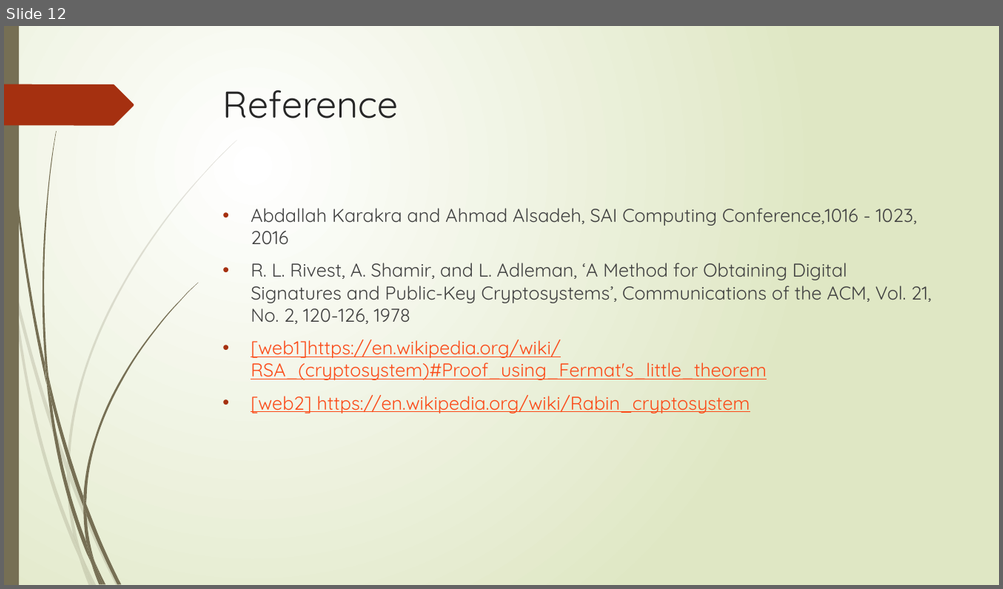
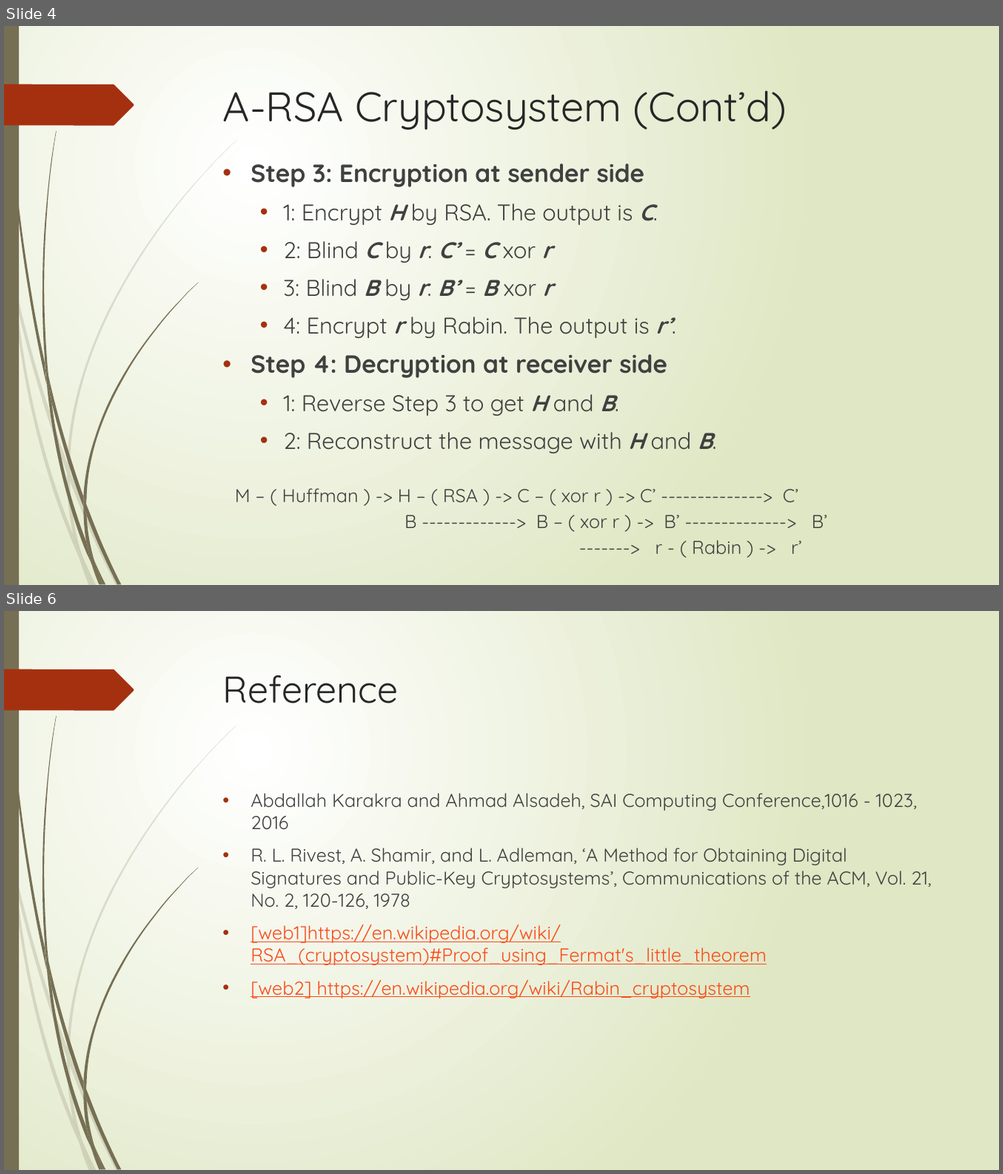
Before and after one commit to PleaseInput/Big-Number, a slide deck: A_RSA.pptx. Shown one above the other, each under a label of ours: slide 12 before the commit, slides 4 and 6 after it; the slides between them are not shown. The pictures are 1003x589 and 1003x1174 pixels, drawn with LibreOffice and Linux fonts; fonts in the diff are those of the drawing. Boxes give left, top, right and bottom in pixels: in the first picture for what was removed or moved away, otherwise in the second. Text is boxed around its words. In the diff, an @@ line names an element or a change of style, - is before the commit and + after.

```diff
--- a/A_RSA.pptx
+++ b/A_RSA.pptx
@@ slide 4 added at [4, 26, 999, 585], background gradient #FFFFFF to #DFE8C4; not listed: 24 template elements that a slide beside it also shows @@
@@ title added at [223, 90, 787, 130], 40 pt, text #262626 @@
+A-RSA Cryptosystem (Cont’d)
@@ text added at [250, 164, 712, 454], 22 pt, text #404040 @@
+• Step 3: Encryption at sender side
+  • 1: Encrypt H by RSA. The output is C.
+  • 2: Blind C by r. C’ = C xor r
+  • 3: Blind B by r. B’ = B xor r
+  • 4: Encrypt r by Rabin. The output is r’.
+• Step 4: Decryption at receiver side
+  • 1: Reverse Step 3 to get H and B.
+  • 2: Reconstruct the message with H and B.
@@ text added at [235, 488, 827, 554], 18 pt, text #404040 @@
+M – ( Huffman ) -> H – ( RSA ) -> C – ( xor r ) -> C’ --------------> C’
+B -------------> B – ( xor r ) -> B’ --------------> B’
+-------> r - ( Rabin ) -> r’
@@ what was slide 12 is now slide 6 @@
```
Also in this commit, not shown: 2 slides changed, 2 other slides added, 9 slides removed.
